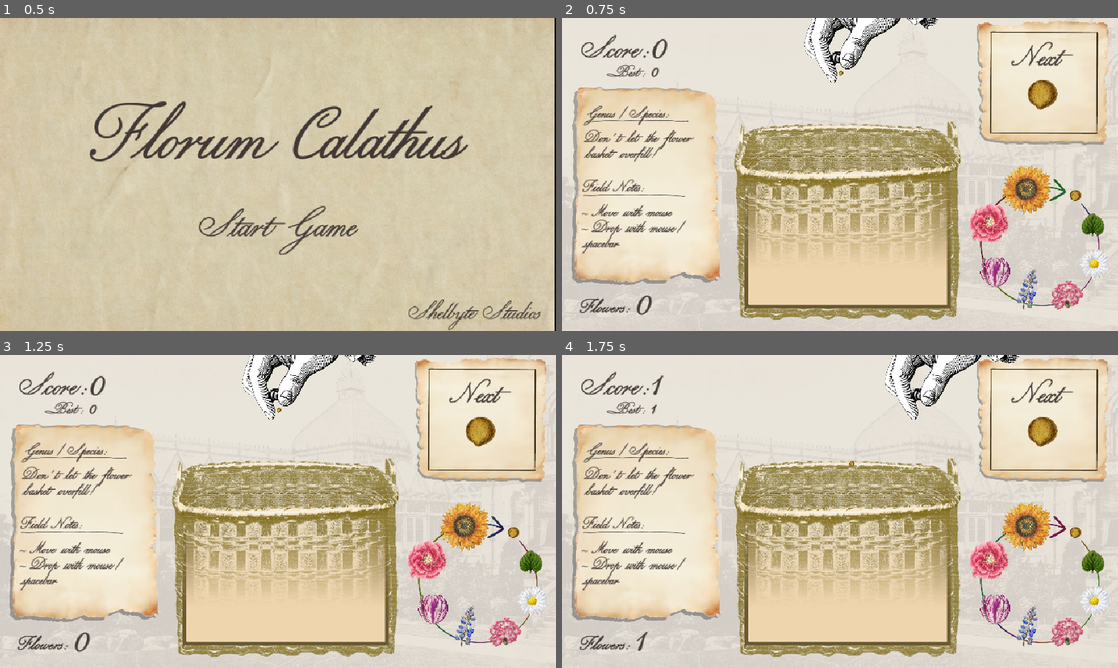
Above: before the commit, frames 1-4 (two rows, left to right).
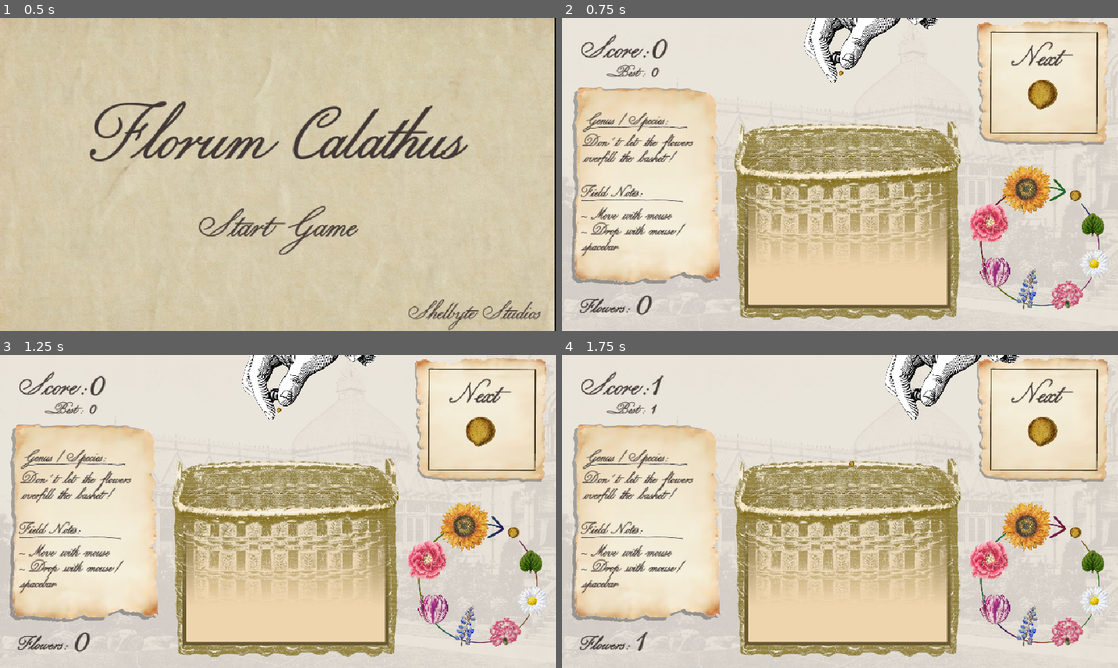
Above: after the commit, the same moments.

Repository: ClebMartin/GMTKGameJam2025
Game: Godot game, scene res://scenes/mainMenu.tscn
Same seed, same stepped clock (60 frames per second), same inputs: the game is played once before the commit and once after it.
Inputs (mouse positions are in pixels of both pictures, inside the frame that each line leads up to):
- Up to frame 1 (0.5 s): no input
- Up to frame 2 (0.75 s): click "Start Game" at 0.5 s
- Up to frame 3 (1.25 s): no input
- Up to frame 4 (1.75 s): tap Enter at 1.25 s; move the mouse to (962, 495) at 1.27 s; hold Space (drop) from 1.28 s (still down)

Frame 1 is identical in both runs. In frame 2, 2.7% of the frame differs, in the area x 3-24%, y 28-77%; in frame 3, 2.7%; in frame 4, 2.7%.

Commit message:
update descriptions

Diff:
--- a/gmtk-game-jam-2025/default_bus_layout.tres
+++ b/gmtk-game-jam-2025/default_bus_layout.tres
@@ -6,7 +6,6 @@
 wet = 0.08
 
 [resource]
-bus/0/mute = true
 bus/0/volume_db = -0.030508
 bus/1/name = &"Reverb"
 bus/1/solo = false
--- a/gmtk-game-jam-2025/scenes/game.tscn
+++ b/gmtk-game-jam-2025/scenes/game.tscn
@@ -178,15 +178,15 @@
 texture = ExtResource("8_sgl2t")
 
 [node name="Line1" type="Sprite2D" parent="Description"]
-position = Vector2(130, 180)
+position = Vector2(128.5, 191)
 scale = Vector2(0.279555, 0.632353)
 texture = ExtResource("10_qouja")
 
 [node name="NameLabel" type="Label" parent="Description"]
-offset_left = 38.0
-offset_top = 150.0
-offset_right = 257.0
-offset_bottom = 188.0
+offset_left = 36.5
+offset_top = 161.0
+offset_right = 255.5
+offset_bottom = 199.0
 theme_override_colors/font_color = Color(0.254902, 0.215686, 0.207843, 1)
 theme_override_colors/font_outline_color = Color(0.254902, 0.215686, 0.207843, 1)
 theme_override_constants/outline_size = 1
@@ -195,30 +195,30 @@
 text = "Genus / Species:"
 
 [node name="NameText" type="Label" parent="Description"]
-offset_left = 37.0
-offset_top = 192.0
-offset_right = 248.0
-offset_bottom = 258.0
+offset_left = 35.0
+offset_top = 199.0
+offset_right = 246.0
+offset_bottom = 265.0
 theme_override_colors/font_color = Color(0.254902, 0.215686, 0.207843, 1)
 theme_override_colors/font_outline_color = Color(0.254902, 0.215686, 0.207843, 1)
 theme_override_constants/outline_size = 1
 theme_override_fonts/font = ExtResource("4_lbhrr")
 theme_override_font_sizes/font_size = 32
-text = "Don't let the flower basket overfill!"
+text = "Don't let the flowers overfill the basket!"
 label_settings = SubResource("LabelSettings_sgl2t")
 autowrap_mode = 3
 
 [node name="Line2" type="Sprite2D" parent="Description"]
-position = Vector2(124, 308)
+position = Vector2(120.5, 317)
 scale = Vector2(0.279555, 0.632353)
 texture = ExtResource("10_qouja")
 flip_h = true
 
 [node name="DescriptionLabel" type="Label" parent="Description"]
-offset_left = 35.0
-offset_top = 277.0
-offset_right = 263.0
-offset_bottom = 315.0
+offset_left = 31.5
+offset_top = 286.0
+offset_right = 259.5
+offset_bottom = 324.0
 theme_override_colors/font_color = Color(0.254902, 0.215686, 0.207843, 1)
 theme_override_colors/font_outline_color = Color(0.254902, 0.215686, 0.207843, 1)
 theme_override_constants/outline_size = 1
@@ -227,10 +227,10 @@
 text = "Field Notes:"
 
 [node name="DescriptionText" type="Label" parent="Description"]
-offset_left = 33.0
-offset_top = 320.0
-offset_right = 246.0
-offset_bottom = 414.0
+offset_left = 32.0
+offset_top = 325.0
+offset_right = 245.0
+offset_bottom = 419.0
 theme_override_colors/font_color = Color(0.254902, 0.215686, 0.207843, 1)
 theme_override_colors/font_outline_color = Color(0.254902, 0.215686, 0.207843, 1)
 theme_override_constants/outline_size = 1
--- a/gmtk-game-jam-2025/scripts/game.gd
+++ b/gmtk-game-jam-2025/scripts/game.gd
@@ -62,27 +62,8 @@
 var _highest_droppable_id = 3
 signal get_highest_droppable_id
 
-var _Taxonomy_List = [
-		"Flower seed",
-		"Flower leaf",
-		"Bellis perennis",
-		"Dianthus caryophyllus",
-		"Lupinus texensis",
-		"Tulipa gesneriana",
-		"Rosa meldomonac",
-		"Helianthus annuus"
-	]
-
-var _Field_Notes_List = [
-		"Description for Seed",
-		"Description for Leaf",
-		"Description for Daisy",
-		"Description for Carnation",
-		"Description for Bluebonnet",
-		"Description for Tulip",
-		"Description for Rose",
-		"Description for Sunflower",
-	]
+var _Taxonomy_List
+var _Field_Notes_List
 
 @onready var name_text: Label = $Description/NameText
 @onready var description_text: Label = $Description/DescriptionText
@@ -221,6 +202,28 @@
 		_sunflower_img
 	]
 
+	_Taxonomy_List = [
+		"Seed",
+		"Leaf",
+		"Bellis perennis\nDaisy",
+		"Dianthus caryophyllus\nCarnation",
+		"Lupinus texensis\nBluebonnet",
+		"Tulipa gesneriana\nTulip",
+		"Rosa meldomonac\nRose",
+		"Helianthus annuus\nSunflower"
+	]
+
+	_Field_Notes_List = [
+		"Extravagance or the potential for new beginnings",
+		"growth, renewal, and hope",
+		"purity, innocence, and new beginnings",
+		"fascination, love, and distinction",
+		"admiration, sacrifice, and resilience",
+		"perfect love, passion, and new beginnings",
+		"love, beauty, and passion",
+		"happiness, adoration, and loyalty",
+	]
+
 func _play_random_pop():
 	var temp = _rng.randi_range(0,2)
 	match temp:
